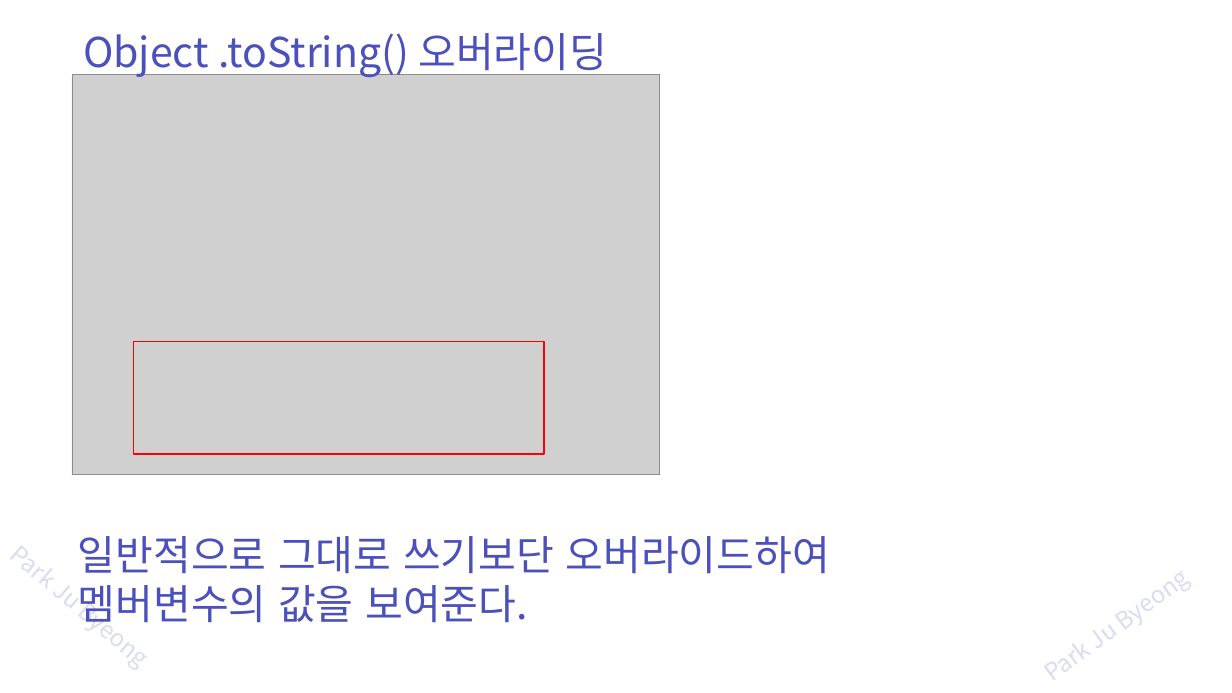
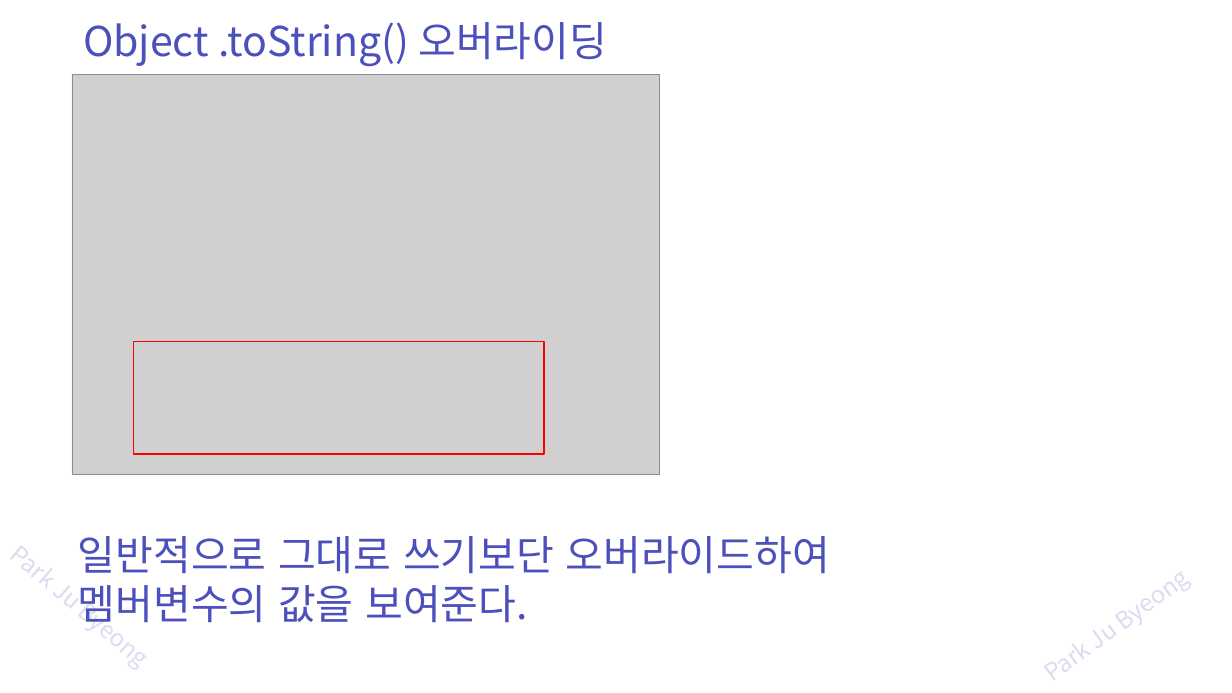
Before and after one commit to zest132/JavaLecture, a slide deck: slide 37 of JavaLecture/LectureFile/java 9강 상속과super.pptx (slide 36 before the commit). Drawn at 1232x693 pixels with LibreOffice and Linux fonts; fonts in the diff are those of the drawing; grey boxes stand for pictures. Boxes give left, top, right and bottom in pixels: in the first picture for what was removed or moved away, otherwise in the second. Text is boxed around its words. In the diff, an @@ line names an element or a change of style, - is before the commit and + after.

```diff
--- a/JavaLecture/LectureFile/java 9강 상속과super.pptx
+++ b/JavaLecture/LectureFile/java 9강 상속과super.pptx
@@ text "Object .toString() 오버라이딩": place and size @@
-text "Object .toString() 오버라이딩" at [83,33,607,78]
+text "Object .toString() 오버라이딩" at [83,22,607,67]
```
Also in this commit, not shown: 13 other slides changed, 2 slides added, 4 other files.
